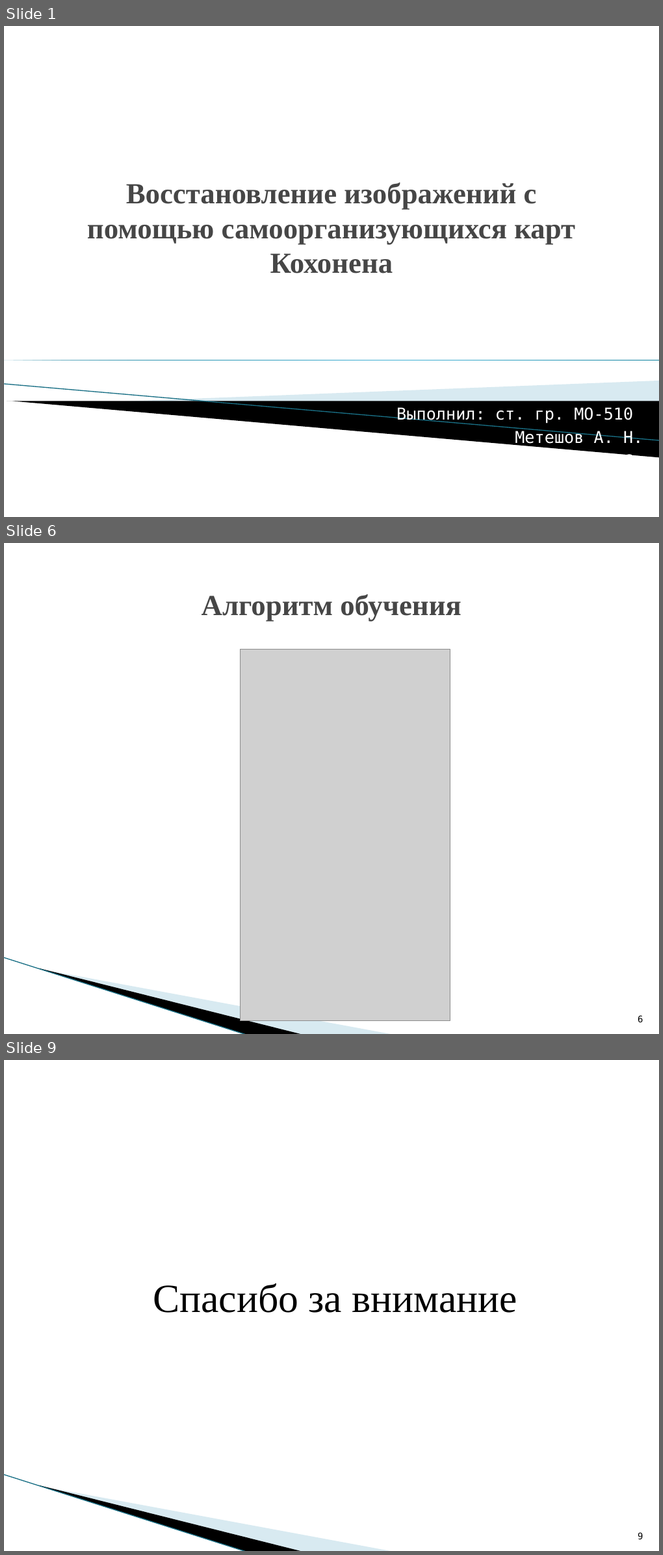
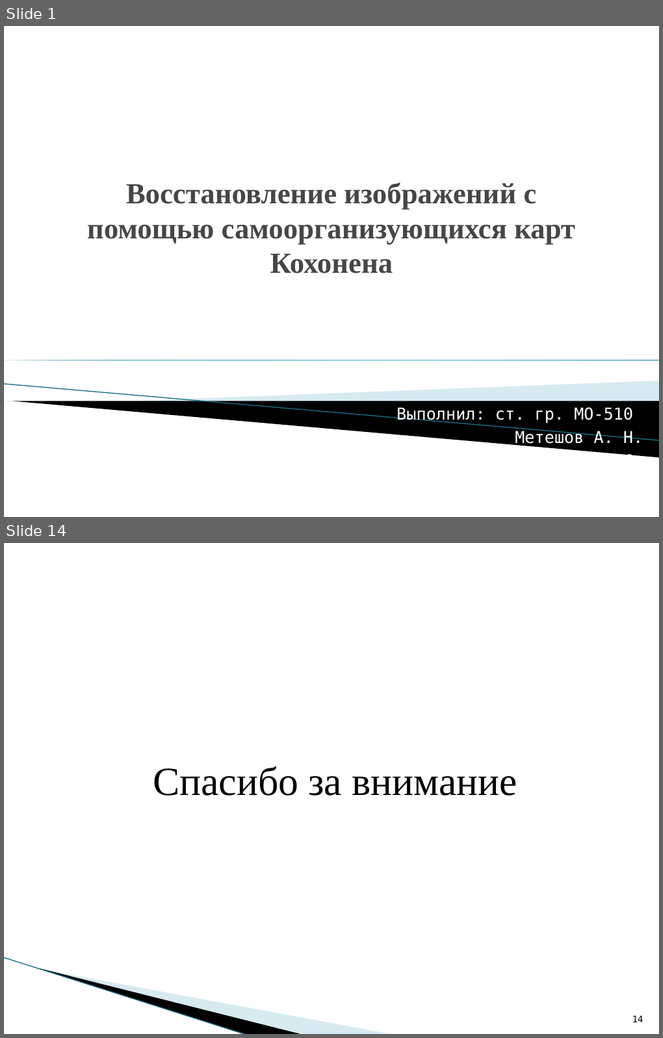
Before and after one commit to Meteshov/mygarduate, a slide deck: presentation/Meteshov.pptx. Shown one above the other, each under a label of ours: slides 1, 6 and 9 before the commit, slides 1 and 14 after it; the slides between them are not shown. The pictures are 663x1555 and 663x1038 pixels, drawn with LibreOffice and Linux fonts; fonts in the diff are those of the drawing; grey boxes stand for pictures; background and template pictures are left out. Boxes give left, top, right and bottom in pixels: in the first picture for what was removed or moved away, otherwise in the second. Text is boxed around its words. In the diff, an @@ line names an element or a change of style, - is before the commit and + after.

```diff
--- a/presentation/Meteshov.pptx
+++ b/presentation/Meteshov.pptx
@@ slide 6 removed at box(4, 543, 659, 1034), background #FFFFFF; not listed: 3 template elements that a slide beside it also shows @@
@@ title removed at box(202, 594, 462, 621) @@
-Алгоритм обучения
@@ picture removed at box(240, 649, 450, 1021) @@
@@ page number removed at box(638, 1016, 643, 1023) @@
-6
@@ what was slide 9 is now slide 14 @@
@@ page number at box(633, 1016, 644, 1023): text changed @@
-9
+14
```
Also in this commit, not shown: 4 slides changed, 8 slides added, 2 other slides removed, 28 other files.
